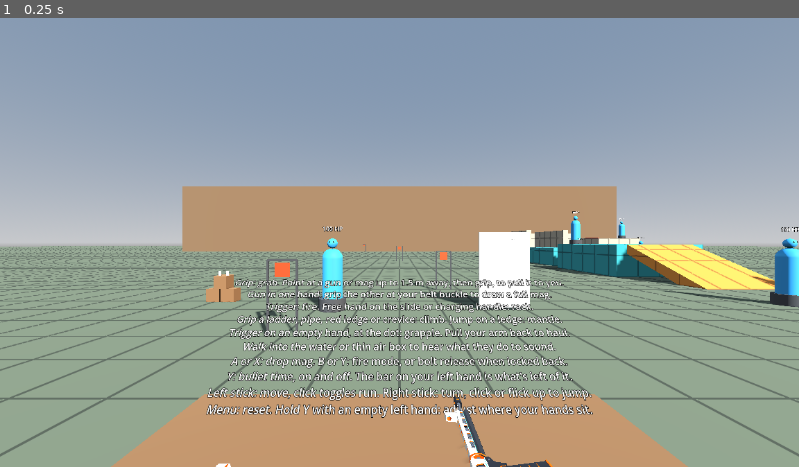
Above: before the commit, frame 1.
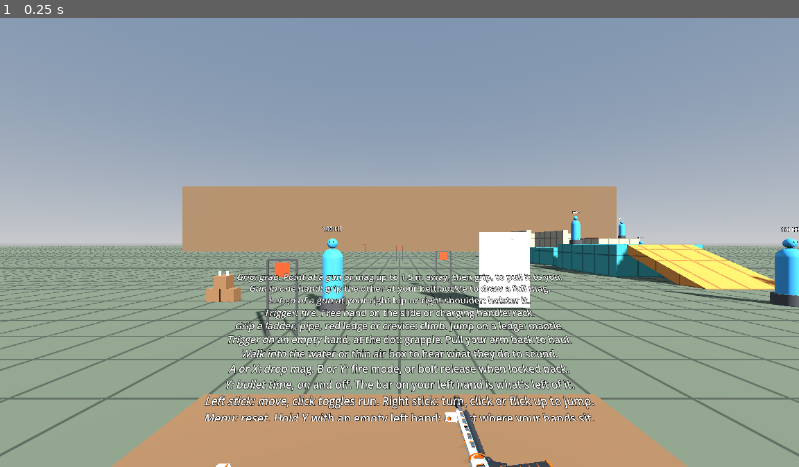
Above: after the commit, the same moment.

Repository: positive-vibezz1/VRphysicsprototypegodot
Game: Godot game, scene res://sandbox/range.tscn
Same seed, same stepped clock (60 frames per second), same inputs: the game is played once before the commit and once after it.
Inputs:
- Up to frame 1 (0.25 s): no input

The runs differ from the first frame. In frame 1, 9.0% of the frame differs, in the area x 25-75%, y 56-90%.

Commit message:
Add hip and shoulder holsters for putting guns away
Letting go of a gun's grip at the right hip or right shoulder holsters
it: the gun is frozen and carried along with the body until a hand
grips it again. The pouch and holsters follow the head's yaw lazily,
within a neck's twist, since nothing tracks the torso.

Co-Authored-By: Claude Opus 5.5 (1M context) <noreply@anthropic.com>

Diff:
--- /dev/null
+++ b/player/body_spot.gd
@@ -0,0 +1,37 @@
+class_name BodySpot
+extends Node3D
+## A place on the body that a hand finds by feel, like a pouch or a holster. Nothing tracks the torso, so it follows
+## the head, but lazily: the torso stays put while the head turns to look down at a hip or back over a shoulder, and
+## only comes round once the head turns further than a neck does. A stick turn turns it at once, since that turns the
+## XR origin the head is in.
+
+## The eyes, a child of the XR origin.
+@export var head: Node3D
+## Relative to the eyes, along the torso's right, up and back.
+@export var pose := Transform3D.IDENTITY
+@export var radius := 0.15
+## How far the head turns from the torso before the torso turns with it.
+@export_range(0.0, 180.0, 1.0, "radians_as_degrees") var max_twist := deg_to_rad(45.0)
+
+## Torso yaw in the XR origin.
+var _yaw := NAN
+
+
+func _process(_delta: float) -> void:
+	global_transform = spot()
+
+
+## The head's right axis stays level while looking down, where its forward axis points at the floor.
+func spot() -> Transform3D:
+	var right := head.basis.x
+	var head_yaw := atan2(-right.z, right.x)
+	if is_nan(_yaw):
+		_yaw = head_yaw
+	var twist := angle_difference(_yaw, head_yaw)
+	_yaw += twist - clampf(twist, -max_twist, max_twist)
+	var torso := head.get_parent_node_3d().global_basis * Basis(Vector3.UP, _yaw)
+	return Transform3D(torso, head.global_position) * pose
+
+
+func in_reach(point: Vector3) -> bool:
+	return spot().origin.distance_to(point) < radius
--- /dev/null
+++ b/player/holster.gd
@@ -0,0 +1,55 @@
+class_name Holster
+extends BodySpot
+## Puts away a gun whose grip is let go of here, and carries it with the body until a hand takes the grip again. The
+## pose is the palm's as if holding the grip there. A holstered gun is frozen and moved along with the body each tick:
+## hanging on a joint, it would snag on every wall the body brushes past.
+
+## Every holster in the scene, for a hand letting go of a gun to look through.
+static var all: Array[Holster] = []
+
+var gun: Gun
+
+
+func _enter_tree() -> void:
+	all.append(self)
+
+
+func _exit_tree() -> void:
+	all.erase(self)
+
+
+## Puts the gun in the first free holster its grip is in. Returns whether one took it.
+static func stow(released: Gun) -> bool:
+	for holster: Holster in all:
+		if not holster.gun and holster.in_reach(released.grip.global_position):
+			holster._take(released)
+			return true
+	return false
+
+
+## Frees a gun a hand is taking, before the hand weighs it: a frozen body has no inertia to carry.
+static func draw(taken: Gun) -> void:
+	for holster: Holster in all:
+		if holster.gun == taken:
+			DebugLog.event("hand", "%s drawn from the %s" % [taken.name, holster.name])
+			holster._set_frozen(false)
+			holster.gun = null
+
+
+func _physics_process(_delta: float) -> void:
+	if gun:
+		gun.grip.snap_to(spot())
+
+
+func _take(taken: Gun) -> void:
+	gun = taken
+	_set_frozen(true)
+	gun.grip.snap_to(spot())
+	Ballistics.pool.play_click(gun.grip.global_position)
+	DebugLog.event("hand", "%s put away in the %s" % [gun.name, name])
+
+
+func _set_frozen(frozen: bool) -> void:
+	for body: RigidBody3D in gun.bodies():
+		body.freeze_mode = RigidBody3D.FREEZE_MODE_KINEMATIC
+		body.freeze = frozen
--- a/player/mag_pouch.gd
+++ b/player/mag_pouch.gd
@@ -1,16 +1,11 @@
 class_name MagPouch
-extends Node3D
+extends BodySpot
 ## A pouch at the front of the belt. An empty hand squeezing in it draws a full magazine for the gun in the other
 ## hand, as a real one with its weight. Drawn magazines are pooled for each cartridge: once a pool is full, the oldest
 ## one lying at rest somewhere is refilled and drawn again, so the count of bodies stays bounded.
 
 ## The magazines it can hand out. The one whose cartridge fits the other hand's gun is drawn.
 @export var magazines: Array[PackedScene] = []
-## The eyes. The pouch follows where they face, at this offset: right, up, back.
-@export var head: Node3D
-## Front of the belt for most people, about 0.6 m below eye level, with the hand a little out from the body.
-@export var offset := Vector3(0.0, -0.6, -0.12)
-@export var radius := 0.2
 ## Magazines of each kind drawn before the oldest is reused.
 @export var pool_size := 6
 
@@ -27,22 +22,10 @@
 				_scenes[state.get_node_property_value(0, i)] = scene
 
 
-func _process(_delta: float) -> void:
-	global_transform = spot()
-
-
-## Where the pouch is, facing the way the head does. The head's right axis stays level while looking down at the belt,
-## where its forward axis points at the floor.
-func spot() -> Transform3D:
-	var right := Vector3(head.global_basis.x.x, 0.0, head.global_basis.x.z).normalized()
-	var facing := Basis(right, Vector3.UP, right.cross(Vector3.UP))
-	return Transform3D(facing, head.global_position + facing * offset)
-
-
 ## Whether a squeeze of this hand would draw a magazine now. Cheap enough to ask every tick.
 func can_draw(hand: PhysicsHand) -> bool:
 	var gun := _gun_for(hand)
-	return gun != null and _scenes.has(gun.mag_well.cartridge) and spot().origin.distance_to(hand.global_position) < radius
+	return gun != null and _scenes.has(gun.mag_well.cartridge) and in_reach(hand.global_position)
 
 
 ## A full magazine for the other hand's gun, at the hand for it to grab, or null if this hand can't draw one.
--- a/player/physics_hand.gd
+++ b/player/physics_hand.gd
@@ -322,7 +322,8 @@
 		var pointing := aim_direction if aim_direction != Vector3.ZERO else -global_basis.y
 		var best := cos(deg_to_rad(remote_grab_cone))
 		for point: GrabPoint in GrabPoint.all:
-			if point.mode != GrabPoint.Mode.SNAP or not point.enabled or point.holder:
+			# A frozen gun is in a holster, which a hand reaches into in person.
+			if point.mode != GrabPoint.Mode.SNAP or not point.enabled or point.holder or point.body.freeze:
 				continue
 			var offset := point.global_position - global_position
 			var distance := offset.length()
@@ -340,6 +341,8 @@
 func grab(point: GrabPoint) -> void:
 	DebugLog.event("hand", "%s grabbed %s %s from %.2f m, %.2f kg" % [_label(), point.owner.name, point.name, global_position.distance_to(point.global_position), point.owner.held_mass()])
 	_grip_sound(point.body)
+	if point.owner is Gun:
+		Holster.draw(point.owner)
 	held = point
 	point.holder = self
 	if point.mode == GrabPoint.Mode.SNAP:
@@ -385,6 +388,10 @@
 		gun.shot_fired.disconnect(_on_shot_fired)
 		gun.bolt_stopped.disconnect(_on_bolt_stopped)
 		gun.surface_hit.disconnect(_on_gun_touched)
+		# Only the hand on the grip puts a gun away, and only once nothing else holds it.
+		var still_held := other_hand and other_hand.held and other_hand.held.owner == gun
+		if point == gun.grip and not still_held and Holster.stow(gun):
+			_pulse(0.3, 0.02)
 
 
 ## Swaps a rigid hold for a pin, when something else (magazine rails) takes over the orientation.
--- a/player/player.tscn
+++ b/player/player.tscn
@@ -10,6 +10,7 @@
 [ext_resource type="PackedScene" path="res://weapons/parts/magazine_9mm.tscn" id="magazine_9mm"]
 [ext_resource type="PackedScene" path="res://weapons/parts/magazine_556.tscn" id="magazine_556"]
 [ext_resource type="Material" path="res://weapons/parts/materials/graphite.tres" id="graphite"]
+[ext_resource type="Script" path="res://player/holster.gd" id="holster"]
 
 [sub_resource type="BoxMesh" id="meter_mesh"]
 size = Vector3(0.003, 0.1, 0.012)
@@ -34,6 +35,9 @@
 
 [sub_resource type="BoxMesh" id="pouch_mesh"]
 size = Vector3(0.1, 0.13, 0.05)
+
+[sub_resource type="BoxMesh" id="holster_mesh"]
+size = Vector3(0.04, 0.13, 0.045)
 
 [node name="Player" type="RigidBody3D"]
 collision_layer = 2
@@ -132,11 +136,31 @@
 [node name="MagPouch" type="Node3D" parent="." node_paths=PackedStringArray("head")]
 top_level = true
 script = ExtResource("mag_pouch")
+head = NodePath("../XROrigin3D/XRCamera3D")
+pose = Transform3D(1, 0, 0, 0, 1, 0, 0, 0, 1, 0, -0.6, -0.12)
+radius = 0.2
 magazines = Array[PackedScene]([ExtResource("magazine_9mm"), ExtResource("magazine_556")])
-head = NodePath("../XROrigin3D/XRCamera3D")
 
 [node name="Mesh" type="MeshInstance3D" parent="MagPouch"]
 transform = Transform3D(1, 0, 0, 0, 1, 0, 0, 0, 1, 0, 0, 0.03)
 cast_shadow = 0
 mesh = SubResource("pouch_mesh")
 surface_material_override/0 = ExtResource("graphite")
+
+[node name="HipHolster" type="Node3D" parent="." node_paths=PackedStringArray("head")]
+top_level = true
+script = ExtResource("holster")
+head = NodePath("../XROrigin3D/XRCamera3D")
+pose = Transform3D(1, 0, 0, 0, 1, 0, 0, 0, 1, 0.22, -0.6, 0.03)
+
+[node name="Mesh" type="MeshInstance3D" parent="HipHolster"]
+transform = Transform3D(1, 0, 0, 0, 0.95105654, -0.309017, 0, 0.309017, 0.95105654, 0, -0.057, -0.102)
+cast_shadow = 0
+mesh = SubResource("holster_mesh")
+surface_material_override/0 = ExtResource("graphite")
+
+[node name="ShoulderHolster" type="Node3D" parent="." node_paths=PackedStringArray("head")]
+top_level = true
+script = ExtResource("holster")
+head = NodePath("../XROrigin3D/XRCamera3D")
+pose = Transform3D(0, 0, -1, 0, 1, 0, 1, 0, 0, 0.15, -0.12, 0.18)
--- a/sandbox/range.gd
+++ b/sandbox/range.gd
@@ -5,6 +5,7 @@
 const FRAME_PROFILE := "/interaction_profiles/valve/frame_controller_valve"
 const COMMON_CONTROLS := """Grip: grab. Point at a gun or mag up to 1.5 m away, then grip, to pull it to you.
 Gun in one hand: grip the other at your belt buckle to draw a full mag.
+Let go of a gun at your right hip or right shoulder: holster it.
 Trigger: fire. Free hand on the slide or charging handle: rack.
 Grip a ladder, pipe, red ledge or crevice: climb. Jump on a ledge: mantle.
 Trigger on an empty hand, at the dot: grapple. Pull your arm back to haul.
--- /dev/null
+++ b/tests/test_holsters.gd
@@ -0,0 +1,169 @@
+extends GutTest
+## Holsters: a gun let go of at the hip or the shoulder is put away and carried along until a hand draws it.
+
+const HAND_SCENE: PackedScene = preload("res://player/physics_hand.tscn")
+const PISTOL_SCENE: PackedScene = preload("res://weapons/pistol/pistol.tscn")
+const AR_SCENE: PackedScene = preload("res://weapons/ar/ar.tscn")
+const LEVEL_GRIP := Basis(Vector3(1, 0, 0), Vector3(0, 0, 1), Vector3(0, -1, 0))
+const HEAD := Vector3(0, 201.6, 0)
+const AWAY := Vector3(0.1, 201.0, -0.5)
+
+var _world: Node3D
+var _head: Node3D
+var _hip: Holster
+var _shoulder: Holster
+var _left: PhysicsHand
+var _right: PhysicsHand
+
+
+func before_each() -> void:
+	_world = Node3D.new()
+	add_child_autofree(_world)
+	_head = Node3D.new()
+	_head.position = HEAD
+	_world.add_child(_head)
+	_left = _hand(AWAY + Vector3(-0.3, 0, 0), true)
+	_right = _hand(AWAY, false)
+	_left.other_hand = _right
+	_right.other_hand = _left
+	_hip = _holster(Transform3D(Basis.IDENTITY, Vector3(0.22, -0.6, 0.03)))
+	_shoulder = _holster(Transform3D(Basis(Vector3.UP, -PI / 2), Vector3(0.15, -0.12, 0.18)))
+
+
+func _hand(at: Vector3, left: bool) -> PhysicsHand:
+	var hand: PhysicsHand = HAND_SCENE.instantiate()
+	hand.is_left = left
+	_world.add_child(hand)
+	hand.set_target(Transform3D(LEVEL_GRIP, at))
+	return hand
+
+
+func _holster(pose: Transform3D) -> Holster:
+	var holster := Holster.new()
+	holster.head = _head
+	holster.pose = pose
+	_world.add_child(holster)
+	return holster
+
+
+## Waits for the new hands to settle first, as test_hands does.
+func _gun_in(hand: PhysicsHand, scene: PackedScene) -> Gun:
+	await wait_physics_frames(2)
+	var gun: Gun = scene.instantiate()
+	_world.add_child(gun)
+	hand.input_grip = 1.0
+	hand.grab(gun.grip)
+	return gun
+
+
+## Swings the arm there over a third of a second, as a real one would, and lets it settle.
+func _move(hand: PhysicsHand, to: Vector3) -> void:
+	var from := hand.target.origin
+	for i: int in 30:
+		hand.set_target(Transform3D(LEVEL_GRIP, from.lerp(to, minf((i + 1) / 20.0, 1.0))))
+		await wait_physics_frames(1)
+
+
+func _all_frozen(gun: Gun, frozen: bool) -> bool:
+	return gun.bodies().all(func(body: RigidBody3D) -> bool: return body.freeze == frozen)
+
+
+func test_letting_go_of_the_pistol_at_the_hip_holsters_it() -> void:
+	var pistol: Gun = await _gun_in(_right, PISTOL_SCENE)
+	await _move(_right, _hip.spot().origin)
+	_right.input_grip = 0.0
+	await wait_physics_frames(2)
+	assert_eq(_hip.gun, pistol)
+	assert_true(_all_frozen(pistol, true), "held still in it")
+	assert_lt(pistol.grip.global_position.distance_to(_hip.spot().origin), 0.001, "grip where the hand let go")
+	assert_lt(pistol.muzzle.global_position.y, pistol.grip.global_position.y - 0.05, "muzzle down")
+
+
+func test_a_holstered_gun_goes_where_the_body_goes() -> void:
+	var pistol: Gun = await _gun_in(_right, PISTOL_SCENE)
+	await _move(_right, _hip.spot().origin)
+	_right.input_grip = 0.0
+	await wait_physics_frames(2)
+	_head.position += Vector3(3, 0.5, -2)
+	await wait_physics_frames(2)
+	assert_lt(pistol.grip.global_position.distance_to(_hip.spot().origin), 0.001)
+	assert_true(pistol.frame.linear_velocity.is_zero_approx(), "without being thrown")
+
+
+func test_gripping_it_again_draws_it_and_it_goes_with_the_hand() -> void:
+	var pistol: Gun = await _gun_in(_right, PISTOL_SCENE)
+	await _move(_right, _hip.spot().origin)
+	_right.input_grip = 0.0
+	await wait_physics_frames(2)
+	_right.input_grip = 1.0
+	await wait_physics_frames(2)
+	assert_eq(_right.held, pistol.grip, "in the hand")
+	assert_null(_hip.gun, "out of the holster")
+	assert_true(_all_frozen(pistol, false), "free to move again")
+	assert_lt(pistol.frame.linear_velocity.length(), 1.0, "not flung out of it")
+	await _move(_right, AWAY)
+	assert_lt(pistol.grip.palm_transform(false).origin.distance_to(_right.global_position), 0.05, "follows the hand")
+
+
+func test_a_holstered_gun_cant_be_pulled_from_afar() -> void:
+	var pistol: Gun = await _gun_in(_right, PISTOL_SCENE)
+	await _move(_right, _hip.spot().origin)
+	_right.input_grip = 0.0
+	await wait_physics_frames(2)
+	_left.aim_direction = (pistol.grip.global_position - _left.global_position).normalized()
+	await wait_physics_frames(2)
+	assert_null(_left.remote_target, "reached into in person")
+
+
+func test_the_ar_goes_over_the_shoulder() -> void:
+	var ar: Gun = await _gun_in(_right, AR_SCENE)
+	await _move(_right, _shoulder.spot().origin)
+	_right.input_grip = 0.0
+	await wait_physics_frames(2)
+	assert_eq(_shoulder.gun, ar)
+	assert_null(_hip.gun)
+
+
+func test_letting_go_away_from_the_holsters_drops_it() -> void:
+	var pistol: Gun = await _gun_in(_right, PISTOL_SCENE)
+	await wait_physics_frames(10)
+	_right.input_grip = 0.0
+	await wait_physics_frames(10)
+	assert_null(_hip.gun)
+	assert_null(_shoulder.gun)
+	assert_true(_all_frozen(pistol, false))
+	assert_lt(pistol.frame.linear_velocity.y, -0.5, "falling")
+
+
+func test_a_holster_holds_one_gun() -> void:
+	var pistol: Gun = await _gun_in(_right, PISTOL_SCENE)
+	await _move(_right, _hip.spot().origin)
+	_right.input_grip = 0.0
+	await wait_physics_frames(2)
+	var ar: Gun = await _gun_in(_left, AR_SCENE)
+	await _move(_left, _hip.spot().origin + Vector3(0, 0, 0.05))
+	_left.input_grip = 0.0
+	await wait_physics_frames(2)
+	assert_eq(_hip.gun, pistol)
+	assert_true(_all_frozen(ar, false), "the second one drops")
+
+
+func test_not_while_the_other_hand_still_holds_it() -> void:
+	var ar: Gun = await _gun_in(_right, AR_SCENE)
+	await wait_physics_frames(2)
+	var handguard: GrabPoint = ar.frame.get_node("Handguard2")
+	_left.input_grip = 1.0
+	_left.grab(handguard)
+	await _move(_right, _shoulder.spot().origin)
+	_right.input_grip = 0.0
+	await wait_physics_frames(2)
+	assert_null(_shoulder.gun, "the support hand keeps it")
+
+
+func test_the_player_has_both_holsters() -> void:
+	var range_scene: Node = (load(ProjectSettings.get_setting("application/run/main_scene")) as PackedScene).instantiate()
+	add_child_autofree(range_scene)
+	var camera: Node3D = range_scene.get_node("Player/XROrigin3D/XRCamera3D")
+	assert_eq((range_scene.get_node("Player/HipHolster") as Holster).head, camera)
+	assert_eq((range_scene.get_node("Player/ShoulderHolster") as Holster).head, camera)
+	await wait_physics_frames(1)
--- a/tests/test_mag_pouch.gd
+++ b/tests/test_mag_pouch.gd
@@ -33,6 +33,8 @@
 	_pouch = MagPouch.new()
 	_pouch.magazines = [MAG_9MM, MAG_556]
 	_pouch.head = head
+	_pouch.pose = Transform3D(Basis.IDENTITY, Vector3(0, -0.6, -0.12))
+	_pouch.radius = 0.2
 	_world.add_child(_pouch)
 	_left = _hand(_pouch.spot().origin, true)
 	_right = _hand(HEAD + Vector3(0.3, -0.5, -0.4), false)
@@ -107,12 +109,27 @@
 	assert_eq(_magazines(), 0)
 
 
-func test_the_pouch_follows_where_the_head_faces_even_looking_down() -> void:
+func test_the_pouch_stays_put_while_the_head_looks_around_and_comes_round_when_it_turns_far() -> void:
 	var head := _pouch.head
-	head.basis = Basis(Vector3.UP, PI * 0.5) * Basis(Vector3.RIGHT, -1.2)
-	var spot := _pouch.spot().origin
-	# Turned to face -X, so the belt is out along -X, and looking down hardly moves it.
-	assert_almost_eq(spot, HEAD + Vector3(-0.12, -0.6, 0), Vector3.ONE * 1.0e-4)
+	var ahead := HEAD + Vector3(0, -0.6, -0.12)
+	assert_almost_eq(_pouch.spot().origin, ahead, Vector3.ONE * 1.0e-4)
+	# Looking down and a little to the left, as at the belt, leaves it where it is.
+	head.basis = Basis(Vector3.UP, 0.4) * Basis(Vector3.RIGHT, -1.2)
+	assert_almost_eq(_pouch.spot().origin, ahead, Vector3.ONE * 1.0e-4)
+	# Turned a quarter to the left, the torso has to come round to within the neck's twist.
+	head.basis = Basis(Vector3.UP, PI * 0.5)
+	var turned := Basis(Vector3.UP, PI * 0.5 - _pouch.max_twist)
+	assert_almost_eq(_pouch.spot().origin, HEAD + turned * Vector3(0, -0.6, -0.12), Vector3.ONE * 1.0e-4)
+
+
+func test_a_stick_turn_turns_the_pouch_with_the_view() -> void:
+	var head := _pouch.head
+	# A stick turn rotates what the head is in, not the head in it.
+	var origin := Node3D.new()
+	_world.add_child(origin)
+	head.reparent(origin)
+	origin.rotate_y(PI)
+	assert_almost_eq(_pouch.spot().origin, origin.global_basis * HEAD + Vector3(0, -0.6, 0.12), Vector3.ONE * 1.0e-4)
 
 
 func test_a_full_pool_reuses_the_oldest_mag_at_rest_and_refills_it() -> void:
Not shown, added: player/body_spot.gd.uid
Not shown, added: player/holster.gd.uid
Not shown, added: tests/test_holsters.gd.uid
Not shown, changed: CLAUDE.md
